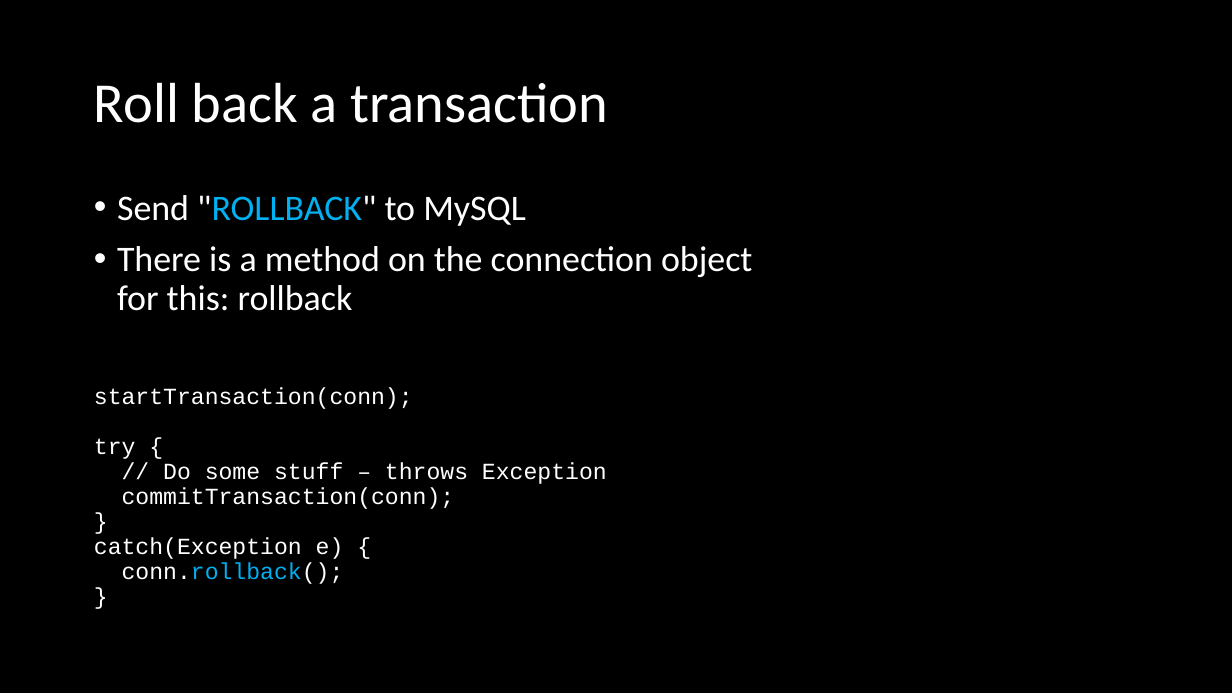
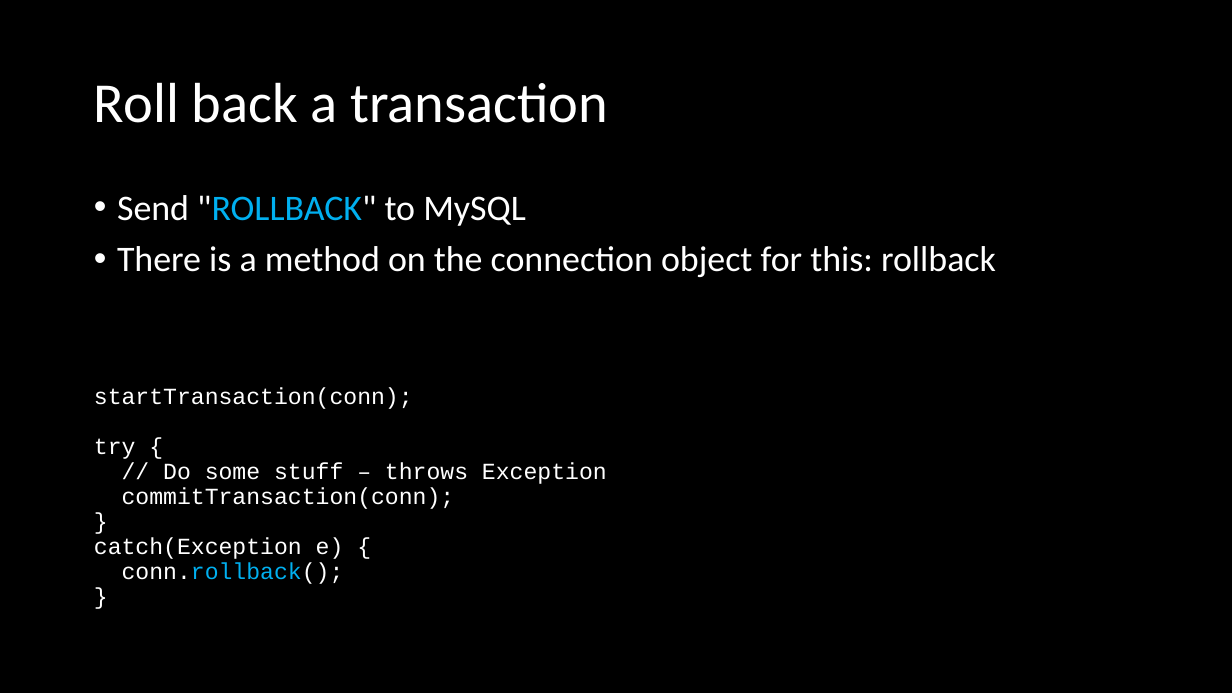
Before and after one commit to ckiefriter1/PT-BESD, a slide deck: slide 13 of Week9/W3.02. Transactions and JDBC.pptx. Drawn at 1232x693 pixels with LibreOffice and Linux fonts; fonts in the diff are those of the drawing. Boxes give left, top, right and bottom in pixels: in the first picture for what was removed or moved away, otherwise in the second. Text is boxed around its words. In the diff, an @@ line names an element or a change of style, - is before the commit and + after.

```diff
--- a/Week9/W3.02. Transactions and JDBC.pptx
+++ b/Week9/W3.02. Transactions and JDBC.pptx
@@ text "Send "ROLLBACK" to MySQL" rewrapped from bbox=[117, 195, 752, 311] to bbox=[117, 195, 996, 277] @@
```
Also in this commit, not shown: 14 other slides changed, 1 slide added, 6 other files.
